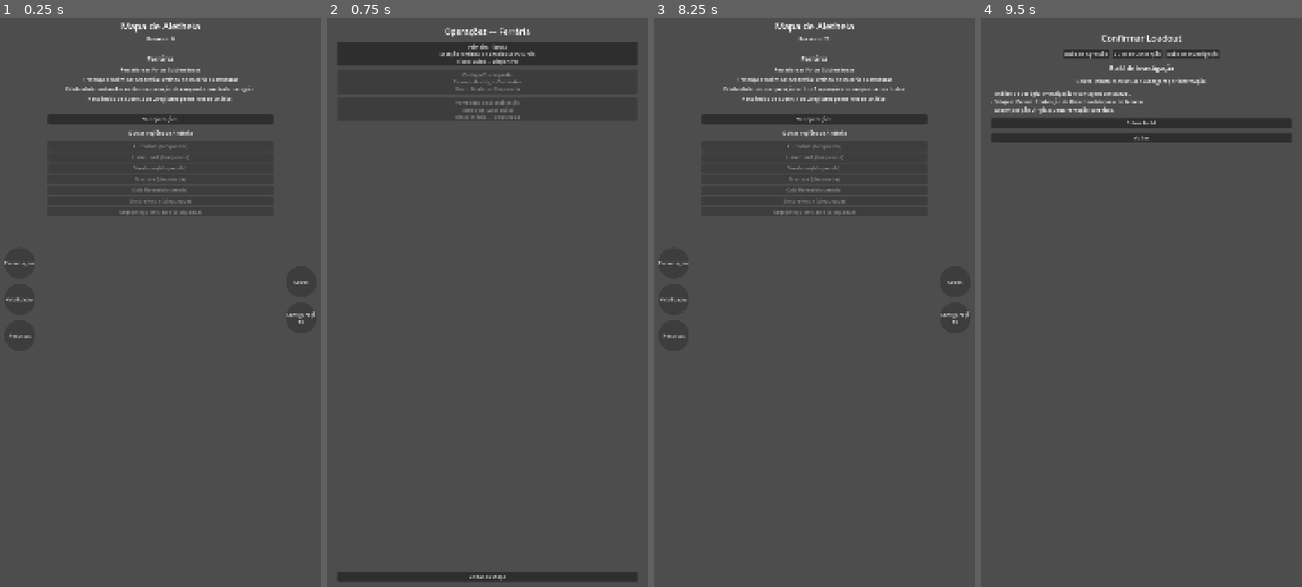
Above: before the commit, frames 1-4 (left to right).
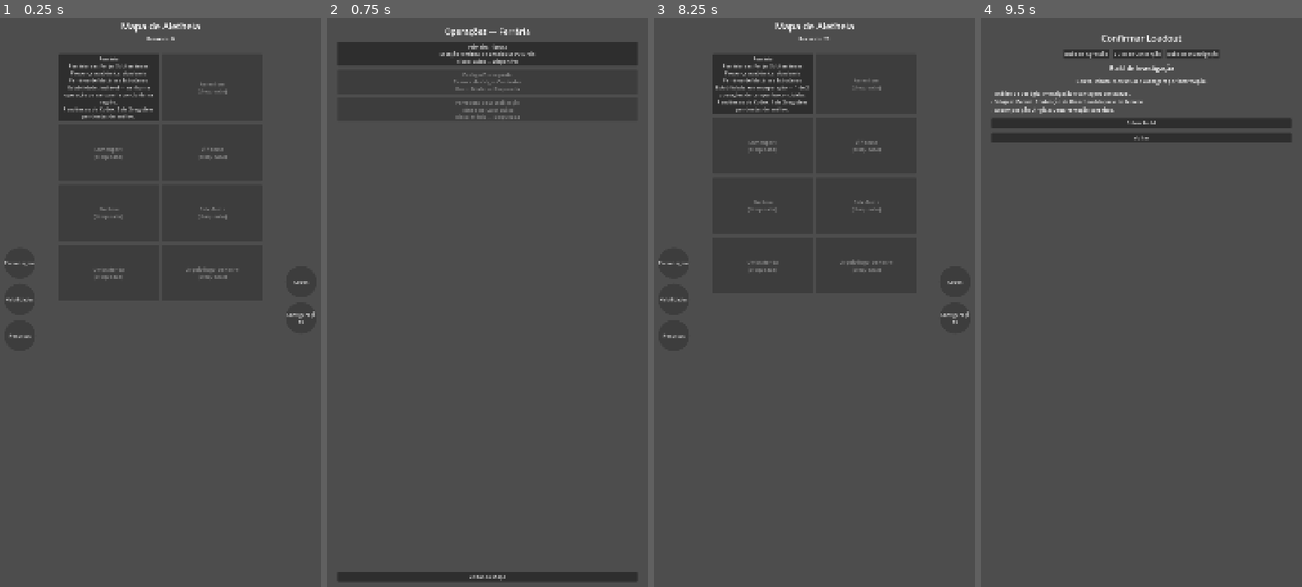
Above: after the commit, the same moments.

Repository: itsmeluan/azoth-breach
Game: Godot game, scene res://scenes/app/app_shell.tscn
The game is run twice, just before and just after one commit, with the same random seed, the same clock (stepped at 60 frames per second) and the same inputs.
Inputs:
- Up to frame 1 (0.25 s): no input
- Up to frame 2 (0.75 s): click "Ver operações" (after the commit: "Ferrária Ferrária e as Forjas…") at 0.5 s
- Up to frame 3 (8.25 s): click "Primeira Fissura Estação Ferr…" at 1.25 s; click "Seguir" at 2 s; click "Build de Agressão" at 2.75 s; click "Build de Contenção" at 3.5 s; click "Build de Investigação" at 4.25 s; click "Confirmar e entrar em campo" at 5 s; click "Análise de Vestígio" at 5.75 s; click "Selagem Parcial" at 6.5 s; click "Decomposição Dirigida" at 7.25 s; click "Voltar ao Hub" at 8 s
- Up to frame 4 (9.5 s): click "Personagens" at 8.75 s

The runs differ from the first frame. In frame 1, 4.7% of the frame differs, in the area x 14-86%, y 6-46%; in frame 2, nothing differs; in frame 3, 4.6%; in frame 4, nothing differs.

Commit message:
Mapa de Aletheia vira grid uniforme de 8 regiões, não card+lista
Feedback direto do usuário depois de ver a primeira versão da fusão
Hub+Mapa: o card grande de Ferrária em destaque + lista separada de
regiões bloqueadas abaixo dava a impressão de já abrir dentro da região,
não de um mapa geral do mundo.

Substitui por RegionsGrid (GridContainer, 2 colunas): as 8 regiões
(Ferrária + 7 bloqueadas) aparecem com o mesmo peso visual, mesmo
tamanho de botão -- só Ferrária fica habilitada. O texto de estado da
região (estabilidade, pendências de Codex, nota de repetível) migrou
para dentro do próprio botão multi-linha de Ferrária, evitando precisar
de um painel de detalhe reativo separado.

Validado headless: grid mostra as 8 regiões corretas, só a primeira
habilitada, clicar nela navega certo pro quadro de operações sem
vazamento de nó.

Co-Authored-By: Claude Sonnet 5 <noreply@anthropic.com>

Diff:
--- a/game/scenes/hub/hub_screen.tscn
+++ b/game/scenes/hub/hub_screen.tscn
@@ -59,58 +59,12 @@
 grow_vertical = 2
 theme_override_constants/separation = 16
 
-[node name="RegionCard" type="VBoxContainer" parent="Content"]
+[node name="RegionsGrid" type="GridContainer" parent="Content"]
 layout_mode = 2
-theme_override_constants/separation = 8
-
-[node name="RegionName" type="Label" parent="Content/RegionCard"]
-layout_mode = 2
-theme_override_font_sizes/font_size = 22
-text = ""
-horizontal_alignment = 1
-
-[node name="RegionSubtitle" type="Label" parent="Content/RegionCard"]
-layout_mode = 2
-autowrap_mode = 3
-text = ""
-horizontal_alignment = 1
-
-[node name="RegionAcademia" type="Label" parent="Content/RegionCard"]
-layout_mode = 2
-autowrap_mode = 3
-text = ""
-horizontal_alignment = 1
-
-[node name="RegionStability" type="Label" parent="Content/RegionCard"]
-layout_mode = 2
-autowrap_mode = 3
-text = ""
-horizontal_alignment = 1
-
-[node name="RegionCodex" type="Label" parent="Content/RegionCard"]
-layout_mode = 2
-autowrap_mode = 3
-text = ""
-horizontal_alignment = 1
-
-[node name="RegionRepeatable" type="Label" parent="Content/RegionCard"]
-layout_mode = 2
-autowrap_mode = 3
-text = ""
-horizontal_alignment = 1
-
-[node name="EnterButton" type="Button" parent="Content/RegionCard"]
-layout_mode = 2
-text = "Ver operações"
-
-[node name="LockedRegionsLabel" type="Label" parent="Content"]
-layout_mode = 2
-text = "Outras regiões de Aletheia"
-horizontal_alignment = 1
-
-[node name="LockedRegionsList" type="VBoxContainer" parent="Content"]
-layout_mode = 2
-theme_override_constants/separation = 4
+size_flags_horizontal = 4
+columns = 2
+theme_override_constants/h_separation = 12
+theme_override_constants/v_separation = 12
 
 [node name="LeftHudButtons" type="VBoxContainer" parent="."]
 layout_mode = 1
--- a/game/scripts/features/hub/hub_screen.gd
+++ b/game/scripts/features/hub/hub_screen.gd
@@ -31,14 +31,7 @@
 var _region: Dictionary = {}
 
 @onready var status_label: Label = $HubSubtitle
-@onready var region_name_label: Label = $Content/RegionCard/RegionName
-@onready var region_subtitle_label: Label = $Content/RegionCard/RegionSubtitle
-@onready var region_academia_label: Label = $Content/RegionCard/RegionAcademia
-@onready var region_stability_label: Label = $Content/RegionCard/RegionStability
-@onready var region_codex_label: Label = $Content/RegionCard/RegionCodex
-@onready var region_repeatable_label: Label = $Content/RegionCard/RegionRepeatable
-@onready var enter_button: Button = $Content/RegionCard/EnterButton
-@onready var locked_regions_container: VBoxContainer = $Content/LockedRegionsList
+@onready var regions_grid: GridContainer = $Content/RegionsGrid
 
 @onready var characters_button: Button = $LeftHudButtons/CharactersButton
 @onready var abilities_button: Button = $LeftHudButtons/AbilitiesButton
@@ -56,9 +49,7 @@
 
 	var regions := RegionLoader.load_all()
 	_region = regions[0] if not regions.is_empty() else {}
-	_populate_region_card()
-	_populate_locked_regions()
-	enter_button.pressed.connect(_on_enter_pressed)
+	_populate_regions_grid()
 
 	characters_button.pressed.connect(_on_characters_pressed)
 	abilities_button.pressed.connect(_on_abilities_pressed)
@@ -68,13 +59,35 @@
 	codex_close_button.pressed.connect(func() -> void: codex_popup.hide())
 
 
-func _populate_region_card() -> void:
-	region_name_label.text = _region.get("name", "")
-	region_subtitle_label.text = _region.get("subtitle", "")
-	region_academia_label.text = "Presença acadêmica: %s" % _region.get("academia", "")
-	region_stability_label.text = _stability_text()
-	region_codex_label.text = _codex_pendencies_text()
-	region_repeatable_label.text = "Operação repetível disponível." if SliceState.repeatable_unlocked else ""
+func _populate_regions_grid() -> void:
+	var ferraria_button := Button.new()
+	ferraria_button.text = _ferraria_button_text()
+	ferraria_button.autowrap_mode = TextServer.AUTOWRAP_WORD
+	ferraria_button.custom_minimum_size = Vector2(320, 180)
+	ferraria_button.pressed.connect(_on_enter_pressed)
+	regions_grid.add_child(ferraria_button)
+
+	for entry in OTHER_REGIONS:
+		var button := Button.new()
+		button.text = "%s\n(bloqueada)" % entry["name"]
+		button.tooltip_text = entry["subtitle"]
+		button.autowrap_mode = TextServer.AUTOWRAP_WORD
+		button.custom_minimum_size = Vector2(320, 180)
+		button.disabled = true
+		regions_grid.add_child(button)
+
+
+func _ferraria_button_text() -> String:
+	var lines: Array[String] = [
+		_region.get("name", ""),
+		_region.get("subtitle", ""),
+		"Presença acadêmica: %s" % _region.get("academia", ""),
+		_stability_text(),
+		_codex_pendencies_text(),
+	]
+	if SliceState.repeatable_unlocked:
+		lines.append("Operação repetível disponível.")
+	return "\n".join(lines)
 
 
 func _region_operations() -> Array[Dictionary]:
@@ -120,15 +133,6 @@
 	if unlocked >= total:
 		return "Pendências de Codex: nenhuma pendência — todos os registros da região analisados."
 	return "Pendências de Codex: %d de %d registros pendentes de análise." % [total - unlocked, total]
-
-
-func _populate_locked_regions() -> void:
-	for entry in OTHER_REGIONS:
-		var button := Button.new()
-		button.text = "%s (bloqueada)" % entry["name"]
-		button.tooltip_text = entry["subtitle"]
-		button.disabled = true
-		locked_regions_container.add_child(button)
 
 
 func _on_enter_pressed() -> void:
Not shown, changed: CLAUDE.md
